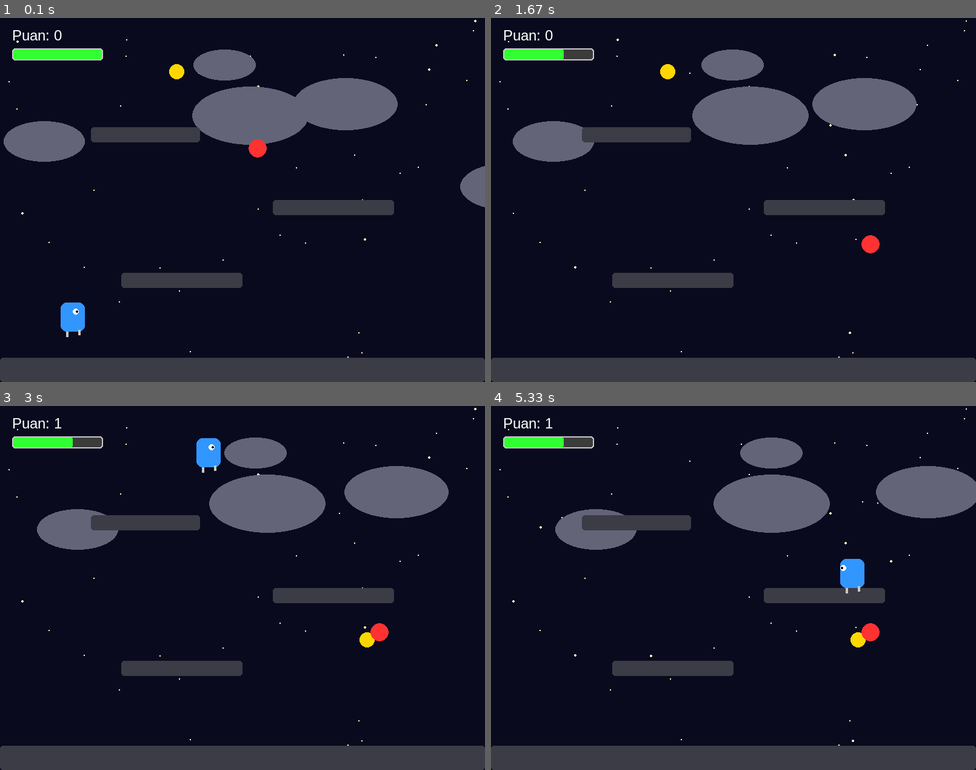
Above: before the commit, frames 1-4 (two rows, left to right).
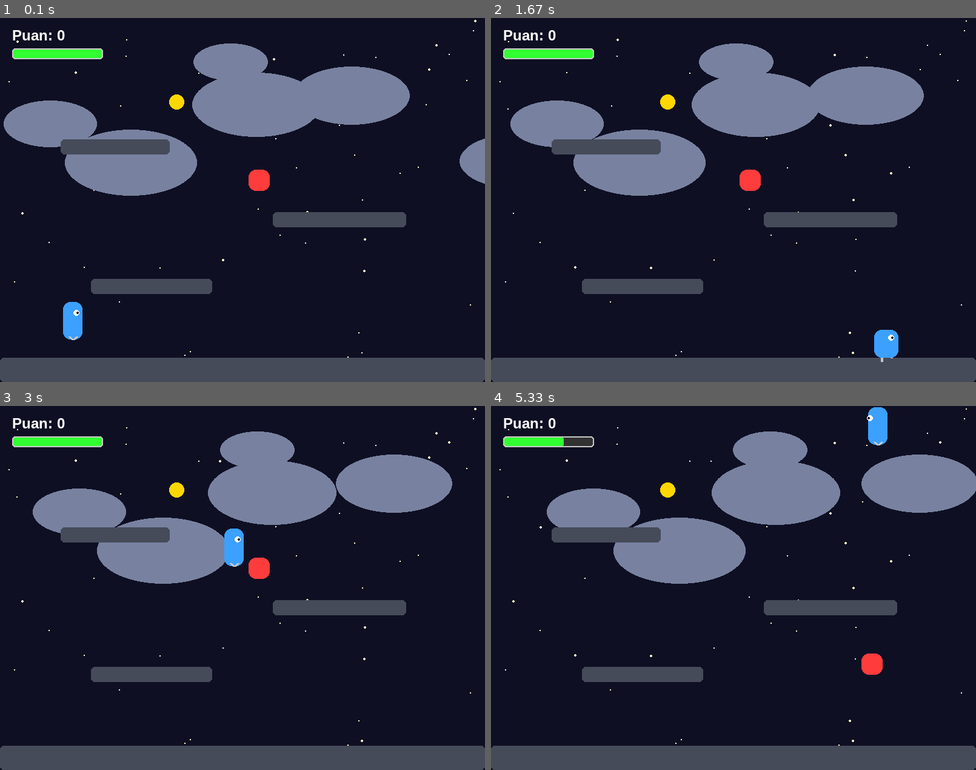
Above: after the commit, the same moments.

Repository: ikranarin/pygame_mini_game
Game: pygame game, started from PycharmProjects/Games/deneme1.py
The game is run twice, just before and just after one commit, with the same random seed, the same clock (stepped at 60 frames per second) and the same inputs.
Inputs:
- Up to frame 1 (0.1 s): no input
- Up to frame 2 (1.67 s): hold Space 0.33-0.8 s; hold Right 0.33-0.8 s; hold Right 0.83-1.3 s; tap Space at 0.9, 1.2, 1.4 s; hold Right from 1.33 s (still down)
- Up to frame 3 (3 s): tap Space at 1.7, 1.9, 2.2, 2.47, 2.77, 2.9 s; release Right at 1.8 s; hold Left 1.83-2.37 s; hold Left 2.4-2.8 s; hold Right from 2.83 s (still down)
- Up to frame 4 (5.33 s): tap Space at 3.2, 3.57, 3.87, 4.07, 4.37, 4.57, 4.87, 5.07 s; release Right at 3.47 s; hold Left 3.5-3.97 s; hold Right 4-4.47 s; hold Right 4.5-4.97 s; hold Left from 5 s (still down)

The runs differ from the first frame. In frame 1, 19% of the frame differs, in the area x 0-100%, y 3-100%; in frame 2, 19%; in frame 3, 20%; in frame 4, 19%.

Commit message:
fix: the character is no longer limping while standing still!

Diff:
--- a/PycharmProjects/Games/deneme1.py
+++ b/PycharmProjects/Games/deneme1.py
@@ -7,36 +7,32 @@
 pygame.init()
 GENISLIK, YUKSEKLIK = 800, 600
 ekran = pygame.display.set_mode((GENISLIK, YUKSEKLIK))
-pygame.display.set_caption("Python Platformer - Gelişmiş Görseller")
+pygame.display.set_caption("Mavi Jöle: Simetrik Bacaklar Edition")
 saat = pygame.time.Clock()
-font = pygame.font.SysFont("Arial", 24)
+font = pygame.font.SysFont("Arial", 24, bold=True)
 font_buyuk = pygame.font.SysFont("Arial", 72, bold=True)
 
 # --- RENKLER ---
-RENK_GOKYUZU = (10, 10, 30)  # Koyu Gece Mavisi
-RENK_PLATFORM = (60, 60, 70)  # Koyu Gri
+RENK_GOKYUZU = (15, 15, 35)
+RENK_PLATFORM = (70, 75, 90)
 RENK_ALTIN = (255, 215, 0)
-RENK_DUSMAN = (255, 50, 50)
-RENK_VUCUT = (50, 150, 255)  # Canlı Mavi
+RENK_DUSMAN = (255, 60, 60)
+RENK_VUCUT = (60, 160, 255)
 RENK_GOZ = (255, 255, 255)
-RENK_BACAK = (200, 200, 200)  # Açık Gri/Beyazımsı bacaklar
-RENK_YILDIZ = (255, 255, 200)  # Hafif Sarımsı Beyaz
-RENK_BULUT = (100, 100, 120, 150)  # Şeffaf Gri-Mavi
-
-# --- ARKA PLAN NESNELERİ ---
-yildizlar = []
-for _ in range(50):
-    yildizlar.append([random.randint(0, GENISLIK), random.randint(0, YUKSEKLIK), random.random() + 0.5])
-
-bulutlar = []
-for _ in range(5):
-    bulutlar.append(
-        [random.randint(0, GENISLIK), random.randint(50, 250), random.randint(100, 200), random.random() * 0.5 + 0.1])
+RENK_BACAK = (200, 200, 200)
+RENK_YILDIZ = (255, 255, 210)
+RENK_BULUT = (120, 130, 160, 100)
+
+# --- ARKA PLAN SİSTEMİ ---
+yildizlar = [[random.randint(0, GENISLIK), random.randint(0, YUKSEKLIK), random.random()] for _ in range(60)]
+bulutlar = [
+    [random.randint(0, GENISLIK), random.randint(40, 200), random.randint(120, 220), random.random() * 0.4 + 0.1] for _
+    in range(6)]
 
 
 def oyunu_sifirla():
     global oyuncu_rect, hiz_y, ziplama_hakki, can, puan, oyun_bitti, hasar_suresi, anim_sayaci, bakis_yonu, max_can
-    oyuncu_rect = pygame.Rect(100, 450, 40, 50)  # Karakter boyutu
+    oyuncu_rect = pygame.Rect(100, 450, 40, 50)
     hiz_y = 0
     ziplama_hakki = 2
     max_can = 3
@@ -52,27 +48,25 @@
 
 def yeni_konum(rect):
     rect.x = random.randint(50, 750)
-    rect.y = random.randint(50, 400)
+    rect.y = random.randint(100, 450)
 
 
 altin_rect = pygame.Rect(0, 0, 25, 25)
-dusman_rect = pygame.Rect(0, 0, 30, 30)
+dusman_rect = pygame.Rect(0, 0, 35, 35)
 platformlar = [
     pygame.Rect(0, 560, 800, 40),
-    pygame.Rect(200, 420, 200, 25),
-    pygame.Rect(450, 300, 200, 25),
-    pygame.Rect(150, 180, 180, 25),
+    pygame.Rect(150, 430, 200, 25),
+    pygame.Rect(450, 320, 220, 25),
+    pygame.Rect(100, 200, 180, 25),
 ]
 
 oyunu_sifirla()
-
+tus_basili = False
 calisiyor = True
-tus_basili = False
 
 while calisiyor:
     for olay in pygame.event.get():
-        if olay.type == pygame.QUIT:
-            calisiyor = False
+        if olay.type == pygame.QUIT: calisiyor = False
 
     if not oyun_bitti:
         tuslar = pygame.key.get_pressed()
@@ -93,15 +87,14 @@
 
         if tuslar[pygame.K_SPACE]:
             if not tus_basili and ziplama_hakki > 0:
-                hiz_y = -16
+                hiz_y = -17
                 ziplama_hakki -= 1
                 tus_basili = True
         else:
             tus_basili = False
 
-        hiz_y += 0.8
+        hiz_y += 0.85
         oyuncu_rect.y += hiz_y
-
         yerde_mi = False
         for p in platformlar:
             if oyuncu_rect.colliderect(p):
@@ -114,107 +107,101 @@
                     oyuncu_rect.top = p.bottom
                     hiz_y = 0
 
-        # Animasyon Sayacı Güncelleme (Koşma ve Yerde Olma Kontrolü)
         if kosuyor_mu and yerde_mi:
             anim_sayaci += 1
-        elif not yerde_mi:
-            anim_sayaci = 0  # Havadayken sabit dur (veya zıplama pozu)
         else:
-            anim_sayaci = 0  # Dururken sabit dur
+            anim_sayaci = 0
 
         if oyuncu_rect.colliderect(altin_rect):
             puan += 1
             yeni_konum(altin_rect)
-
         if hasar_suresi > 0: hasar_suresi -= 1
-
         if oyuncu_rect.colliderect(dusman_rect) and hasar_suresi == 0:
             can -= 1
             hasar_suresi = 60
             yeni_konum(dusman_rect)
             if can <= 0: oyun_bitti = True
-
     else:
-        # Menü Mantığı
         tuslar = pygame.key.get_pressed()
         if tuslar[pygame.K_r]: oyunu_sifirla()
         if tuslar[pygame.K_q]: calisiyor = False
 
-    # --- ÇİZİM VE GÖRSEL EFEKTLER ---
-    ekran.fill(RENK_GOKYUZU)  # Koyu Gökyüzü
-
-    # 1. Arka Plan Nesnelerini Çiz (Dinamik)
-    # Yıldızlar (Yavaş Parıltı)
+    # --- ÇİZİM ---
+    ekran.fill(RENK_GOKYUZU)
+
+    # Arka Plan
     for yildiz in yildizlar:
-        parilti = math.sin(time.time() * 2 + yildiz[0]) * 0.5 + 0.5  # Basit parıltı efekti
-        boyut = int(yildiz[2] * parilti + 1)
-        pygame.draw.circle(ekran, RENK_YILDIZ, (yildiz[0], yildiz[1]), boyut)
-
-    # Bulutlar (Yavaş Hareket)
-    for bulut in bulutlar:
-        bulut[0] += bulut[3]  # Hareket
-        if bulut[0] > GENISLIK + bulut[2]: bulut[0] = -bulut[2]  # Ekranda sonsuz döngü
-
-        # Basit elips bulut
-        pygame.draw.ellipse(ekran, RENK_BULUT, (bulut[0], bulut[1], bulut[2], bulut[2] // 2))
+        p = math.sin(time.time() * 2 + yildiz[0]) * 0.5 + 0.5
+        pygame.draw.circle(ekran, RENK_YILDIZ, (yildiz[0], yildiz[1]), int(yildiz[2] * 2 * p + 1))
+    for b in bulutlar:
+        b[0] += b[3]
+        if b[0] > GENISLIK + b[2]: b[0] = -b[2]
+        pygame.draw.ellipse(ekran, RENK_BULUT, (b[0], b[1], b[2], b[2] // 2))
 
     if not oyun_bitti:
-        # Platformlar
         for p in platformlar:
-            pygame.draw.rect(ekran, RENK_PLATFORM, p, border_radius=5)
-
-        # --- KARAKTER ÇİZİMİ (BACAKLI) ---
+            pygame.draw.rect(ekran, RENK_PLATFORM, p, border_radius=6)
+
+        # Karakter Çizimi
         if hasar_suresi % 10 < 5:
-            # Koşma animasyonu efekti (Vücudun y ekseninde hafifçe oynaması)
-            anim_offset = 0
-            if anim_sayaci % 20 < 10: anim_offset = 2
-
-            # Vücut (Mavi Dikdörtgen)
-            vucut_rect = pygame.Rect(oyuncu_rect.x, oyuncu_rect.y + anim_offset, 40, 50 - anim_offset)
-            pygame.draw.rect(ekran, RENK_VUCUT, vucut_rect, border_radius=10)
-
-            # Göz
-            goz_x = oyuncu_rect.x + 25 if bakis_yonu == 1 else oyuncu_rect.x + 5
-            goz_y = oyuncu_rect.y + 15 + anim_offset
-            pygame.draw.circle(ekran, RENK_GOZ, (goz_x, goz_y), 5)
-            pygame.draw.circle(ekran, (0, 0, 0), (goz_x + (bakis_yonu * 2), goz_y), 2)  # Göz bebeği
-
-            # --- BACAKLAR (HAREKETLİ) ---
-            ayak_y = oyuncu_rect.bottom
-            ayak_sol_x = oyuncu_rect.x + 10
-            ayak_sag_x = oyuncu_rect.x + 30
-
-            # Basit koşma animasyonu (Bacakların aşağı-yukarı oynaması)
-            if anim_sayaci % 20 < 10:
-                # Sol bacak aşağıda, sağ bacak yukarıda
-                pygame.draw.line(ekran, RENK_BACAK, (ayak_sol_x, ayak_y), (ayak_sol_x, ayak_y + 8), 4)
-                pygame.draw.line(ekran, RENK_BACAK, (ayak_sag_x, ayak_y - 3), (ayak_sag_x, ayak_y + 5), 4)
+            g, yk = 40, 50
+            x_c, y_c = oyuncu_rect.x, oyuncu_rect.y
+
+            # Squash & Stretch
+            if not yerde_mi:
+                g -= 8;
+                yk += 12;
+                x_c += 4
+            elif kosuyor_mu and anim_sayaci % 20 < 10:
+                yk -= 4;
+                y_c += 4
+
+            # Vücut ve Göz
+            pygame.draw.rect(ekran, RENK_VUCUT, (x_c, y_c, g, yk), border_radius=12)
+            gx = x_c + (g * 0.7 if bakis_yonu == 1 else g * 0.1)
+            pygame.draw.circle(ekran, RENK_GOZ, (int(gx), int(y_c + yk * 0.3)), 5)
+            pygame.draw.circle(ekran, (0, 0, 0), (int(gx + bakis_yonu * 2), int(y_c + yk * 0.3)), 2)
+
+            # --- BACAKLAR (DURURKEN TAM EŞİT, KOŞARKEN SİMETRİK) ---
+            ayak_y_temel = y_c + yk
+            ayak_sol_x = x_c + 12
+            ayak_sag_x = x_c + g - 12
+
+            if yerde_mi:
+                if kosuyor_mu:
+                    # KOŞARKEN: Sarkaç gibi biri inerken diğeri çıksın
+                    sol_offset = 6 if anim_sayaci % 20 < 10 else 0
+                    sag_offset = 0 if anim_sayaci % 20 < 10 else 6
+                else:
+                    # DURURKEN: Her iki bacak da tam eşit ve sabit (4 piksel uzunlukta)
+                    sol_offset = 4
+                    sag_offset = 4
+
+                # Bacak Çizimleri
+                pygame.draw.line(ekran, RENK_BACAK, (ayak_sol_x, ayak_y_temel), (ayak_sol_x, ayak_y_temel + sol_offset),
+                                 4)
+                pygame.draw.line(ekran, RENK_BACAK, (ayak_sag_x, ayak_y_temel), (ayak_sag_x, ayak_y_temel + sag_offset),
+                                 4)
             else:
-                # Sol bacak yukarıda, sağ bacak aşağıda
-                pygame.draw.line(ekran, RENK_BACAK, (ayak_sol_x, ayak_y - 3), (ayak_sol_x, ayak_y + 5), 4)
-                pygame.draw.line(ekran, RENK_BACAK, (ayak_sag_x, ayak_y), (ayak_sag_x, ayak_y + 8), 4)
-
-        # Diğer Nesneler ve Can Barı
+                # HAVADAYKEN: Bacaklar simetrik katlanır
+                pygame.draw.line(ekran, RENK_BACAK, (x_c + 10, ayak_y_temel - 5), (x_c + 15, ayak_y_temel), 4)
+                pygame.draw.line(ekran, RENK_BACAK, (x_c + g - 10, ayak_y_temel - 5), (x_c + g - 15, ayak_y_temel), 4)
+
+        # Altın, Düşman ve Can Barı
         pygame.draw.ellipse(ekran, RENK_ALTIN, altin_rect)
-        pygame.draw.rect(ekran, RENK_DUSMAN, dusman_rect, border_radius=15)
-
-        # Can Barı
-        bar_genislik, bar_yukseklik = 150, 20
-        x_konum, y_konum = 20, 50
-        pygame.draw.rect(ekran, (60, 60, 60), (x_konum, y_konum, bar_genislik, bar_yukseklik), border_radius=5)
-        guncel_genislik = (can / max_can) * bar_genislik
-        bar_rengi = (255, 50, 50) if can == 1 else (50, 255, 50)
-        pygame.draw.rect(ekran, bar_rengi, (x_konum, y_konum, guncel_genislik, bar_yukseklik), border_radius=5)
-        pygame.draw.rect(ekran, (200, 200, 200), (x_konum, y_konum, bar_genislik, bar_yukseklik), 2, border_radius=5)
-
+        pygame.draw.rect(ekran, RENK_DUSMAN, dusman_rect, border_radius=12)
+        pygame.draw.rect(ekran, (50, 50, 50), (20, 50, 150, 18), border_radius=5)
+        bar_w = (can / max_can) * 150
+        pygame.draw.rect(ekran, (50, 255, 50) if can > 1 else (255, 50, 50), (20, 50, bar_w, 18), border_radius=5)
+        pygame.draw.rect(ekran, (200, 200, 200), (20, 50, 150, 18), 2, border_radius=5)
         ekran.blit(font.render(f"Puan: {puan}", True, (255, 255, 255)), (20, 15))
 
     else:
-        # Menü Ekranı (Eski kodla aynı, sadece arka plan farklı)
-        pygame.draw.rect(ekran, (20, 20, 25), (150, 150, 500, 300), border_radius=20)
-        ekran.blit(font_buyuk.render("OYUN BİTTİ", True, (255, 50, 50)), (210, 200))
-        ekran.blit(font.render(f"Toplam Puan: {puan}", True, (255, 255, 255)), (320, 300))
-        ekran.blit(font.render("Yeniden Başlamak için 'R' | Çıkış için 'Q'", True, (0, 255, 128)), (220, 360))
+        # Menü
+        pygame.draw.rect(ekran, (25, 25, 40), (150, 150, 500, 300), border_radius=20)
+        ekran.blit(font_buyuk.render("OYUN BİTTİ", True, (255, 60, 60)), (210, 200))
+        ekran.blit(font.render(f"Puanın: {puan} | Restart için 'R' | Çıkış için 'Q'", True, (255, 255, 255)),
+                   (215, 340))
 
     pygame.display.flip()
     saat.tick(60)
